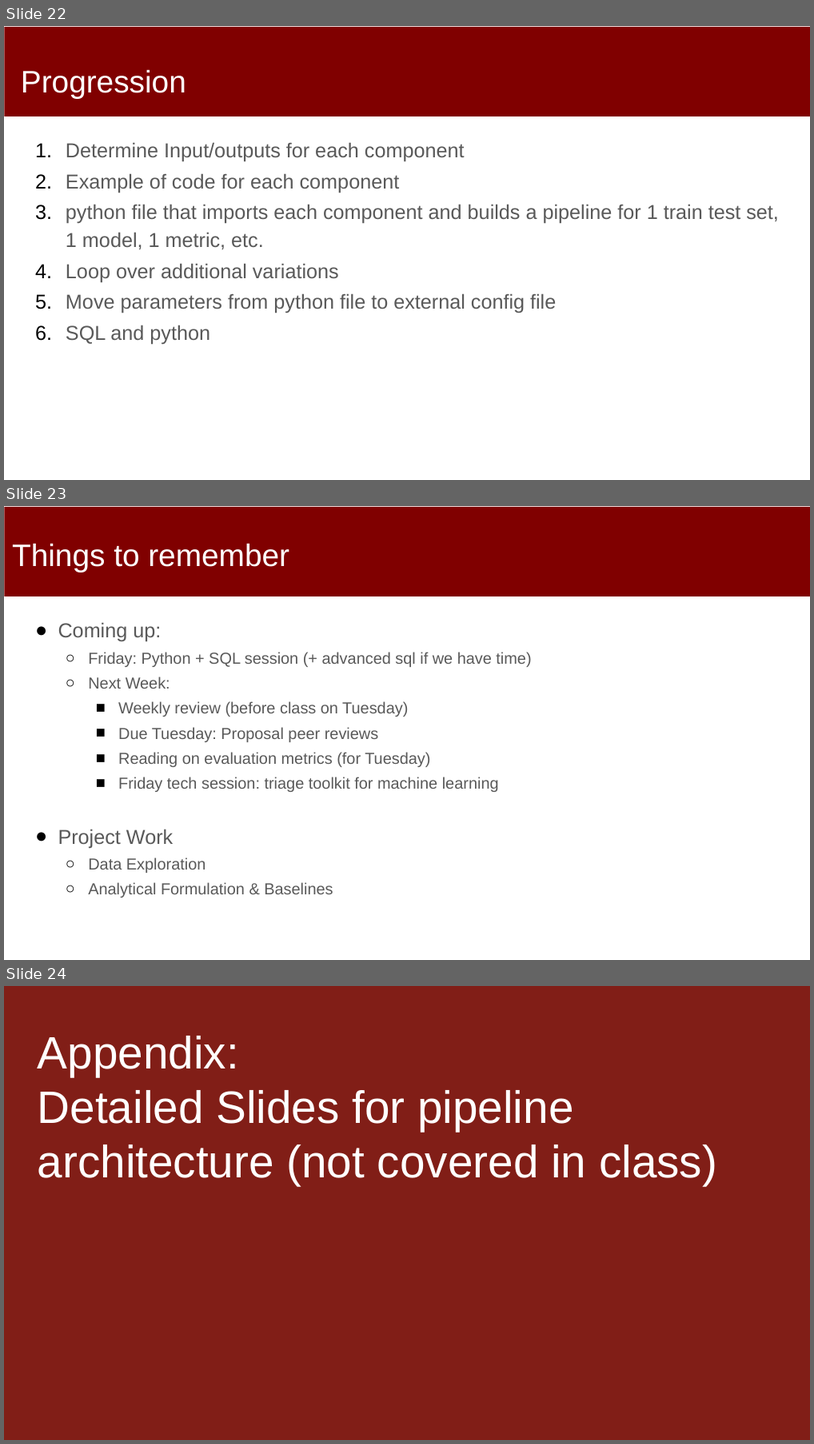
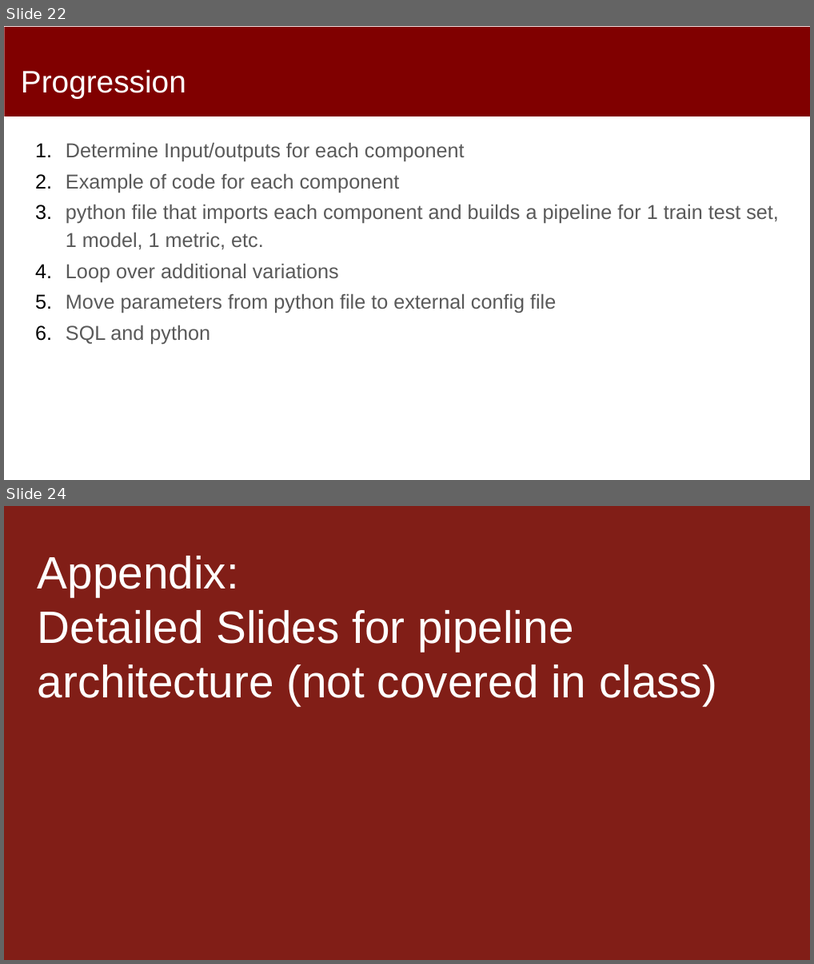
Before and after one commit to dssg/mlforpublicpolicylab, a slide deck: Lectures/09-Machine-Learning-Pipelines.pptx. Shown one above the other, each under a label of ours: slides 22, 23 and 24 before the commit, slides 22 and 24 after it; the slides between them are not shown. The pictures are 814x1444 and 814x964 pixels, drawn with LibreOffice and Linux fonts; fonts in the diff are those of the drawing. Boxes give left, top, right and bottom in pixels: in the first picture for what was removed or moved away, otherwise in the second. Text is boxed around its words. In the diff, an @@ line names an element or a change of style, - is before the commit and + after.

```diff
--- a/Lectures/09-Machine-Learning-Pipelines.pptx
+++ b/Lectures/09-Machine-Learning-Pipelines.pptx
@@ slide 23 removed at (4,506,810,960), background #FFFFFF; not listed: 1 template element that a slide beside it also shows @@
@@ title removed at (12,544,290,572) @@
-Things to remember
@@ text removed at (58,622,531,897) @@
-● Coming up:
-  ○ Friday: Python + SQL session (+ advanced sql if we have time)
-  ○ Next Week:
-    ■ Weekly review (before class on Tuesday)
-    ■ Due Tuesday: Proposal peer reviews
-    ■ Reading on evaluation metrics (for Tuesday)
-    ■ Friday tech session: triage toolkit for machine learning
-● Project Work
-  ○ Data Exploration
-  ○ Analytical Formulation & Baselines
```
Also in this commit, not shown: 1 slide changed, 1 slide added, 2 other files.
